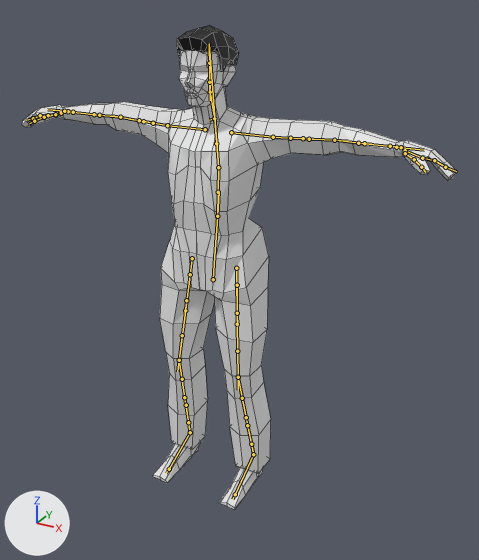
A saved change to the Blender file Model/char_origin.blend.
Rendered twice from a camera (50 mm lens) standing at (1.217, -1.98, 1.922) and looking at (0.098, 0.054, 0.905). The axes (+X, +Y, +Z) are drawn at lower left. The lights are the same throughout. The bones that bend it are drawn over the model as lines. Mesh edges are drawn as thin lines.
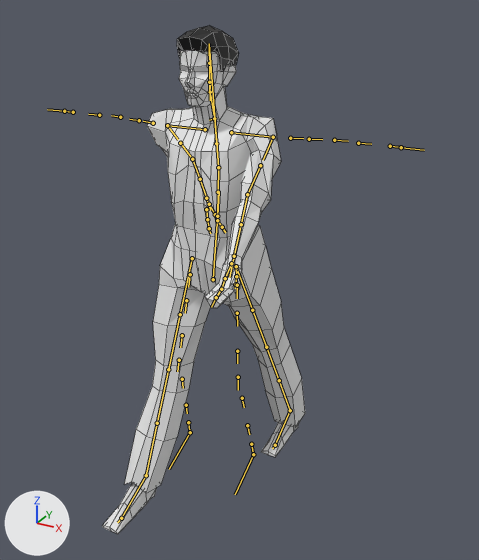
The newer file adds an action. The first version stands in its rest pose; the second is drawn at frame 7 of the action 'rigAction'.

Scene script edits in JSON lines:
```json
{"block": "bone_c_arm_fk_l", "where": "bone_c_arm_fk_l = bpy.data.objects['rig'].pose.bones['c_arm_fk.l']  # child of 'c_spine_02.x'"}
{"op": "set", "path": "bone_c_arm_fk_l.rotation_euler", "old": "(0.0, 0.0, 0.0)", "new": "(2.286, -0.0175, -1.309)", "note": "degrees (0, 0, 0) -> degrees (131, -1, -75)"}
{"block": "bone_c_arm_fk_r", "where": "bone_c_arm_fk_r = bpy.data.objects['rig'].pose.bones['c_arm_fk.r']  # child of 'c_spine_02.x'"}
{"op": "set", "path": "bone_c_arm_fk_r.rotation_euler", "old": "(0.0, 0.0, 0.0)", "new": "(1.326, -0.75, 0.401)", "note": "degrees (0, 0, 0) -> degrees (76, -43, 23)"}
{"block": "bone_c_foot_ik_r", "where": "bone_c_foot_ik_r = bpy.data.objects['rig'].pose.bones['c_foot_ik.r']"}
{"op": "set", "path": "bone_c_foot_ik_r.location", "old": "(0.0, 0.0, 0.0)", "new": "(0.005, 0.332, -0.002)"}
{"block": "bone_c_foot_ik_l", "where": "bone_c_foot_ik_l = bpy.data.objects['rig'].pose.bones['c_foot_ik.l']"}
{"op": "set", "path": "bone_c_foot_ik_l.location", "old": "(0.0, 0.0, 0.0)", "new": "(0.006, -0.372, 0.0)"}
```

Pixel boxes [x1, y1, x2, y2] of what changed, in the pictures (479 x 560 px):
```json
{"object": "Plane", "change": "posed", "before": [22, 50, 457, 509], "after": [102, 50, 305, 534], "on screen": "53% narrower"}
```
